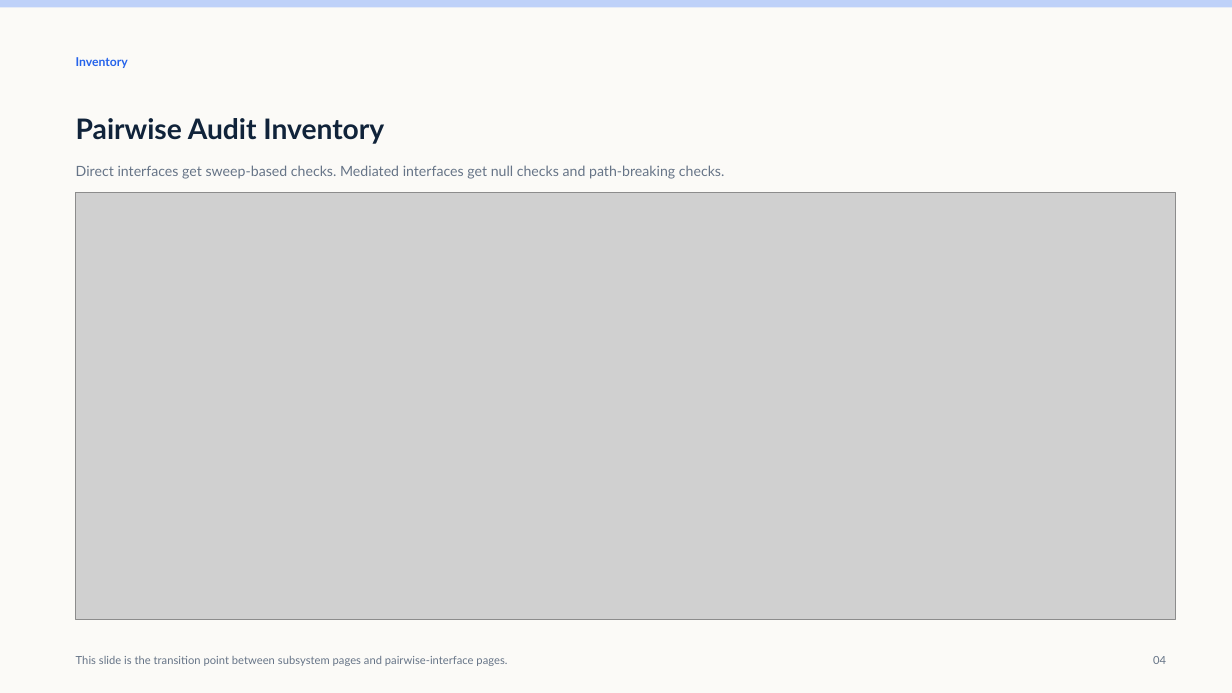
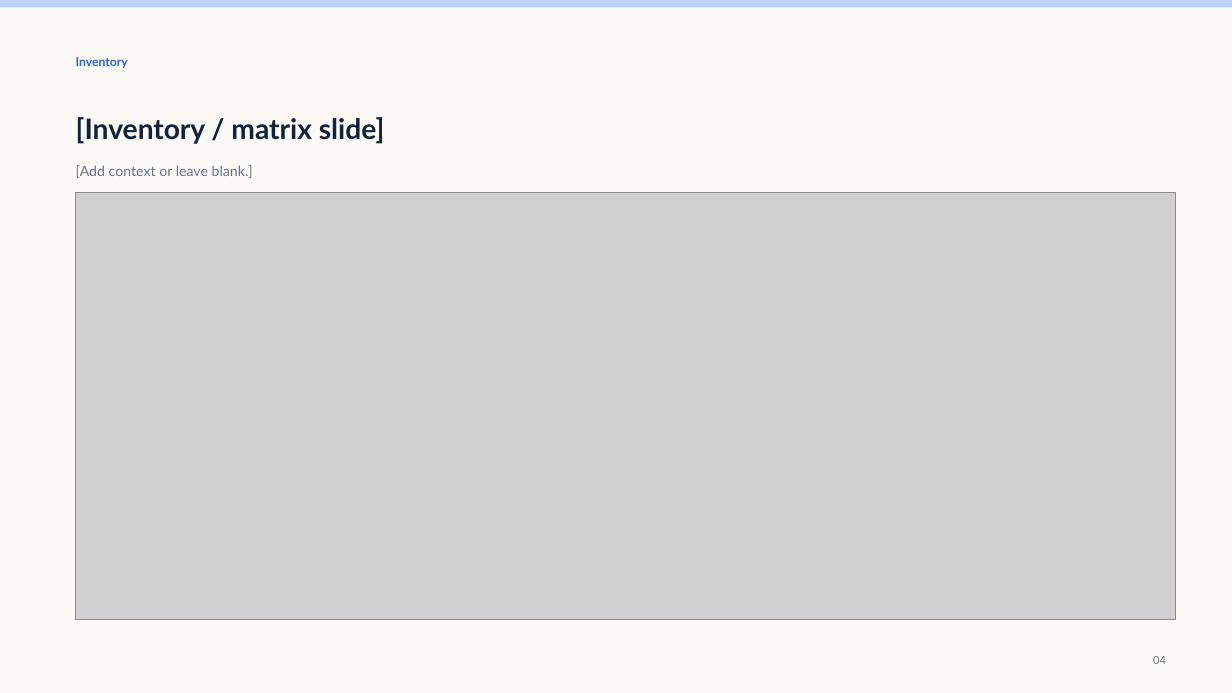
Before and after one commit to arfiligol/superconducting-circuits-research-workbench, a slide deck: slide 4 of sandbox/qubit_external_coupling_analysis/outputs/slides/parameter_response_vv/output/qeca_parameter_response_vv_report.pptx. Drawn at 1232x693 pixels with LibreOffice and Linux fonts; fonts in the diff are those of the drawing; grey boxes stand for pictures. Boxes give left, top, right and bottom in pixels: in the first picture for what was removed or moved away, otherwise in the second. Text is boxed around its words. In the diff, an @@ line names an element or a change of style, - is before the commit and + after.

Commit message:
sandbox: convert QECA deck into blank template

```diff
--- a/sandbox/qubit_external_coupling_analysis/outputs/slides/parameter_response_vv/output/qeca_parameter_response_vv_report.pptx
+++ b/sandbox/qubit_external_coupling_analysis/outputs/slides/parameter_response_vv/output/qeca_parameter_response_vv_report.pptx
@@ text at (76,117,385,144): text changed @@
-Pairwise Audit Inventory
+[Inventory / matrix slide]
@@ text at (76,165,253,178): text changed @@
-Direct interfaces get sweep-based checks. Mediated interfaces get null checks and path-breaking checks.
+[Add context or leave blank.]
@@ text removed at (76,656,507,666) @@
-This slide is the transition point between subsystem pages and pairwise-interface pages.
```
Also in this commit, not shown: 10 other slides changed, 4 slides added, 4 slides removed, 2 other files.
